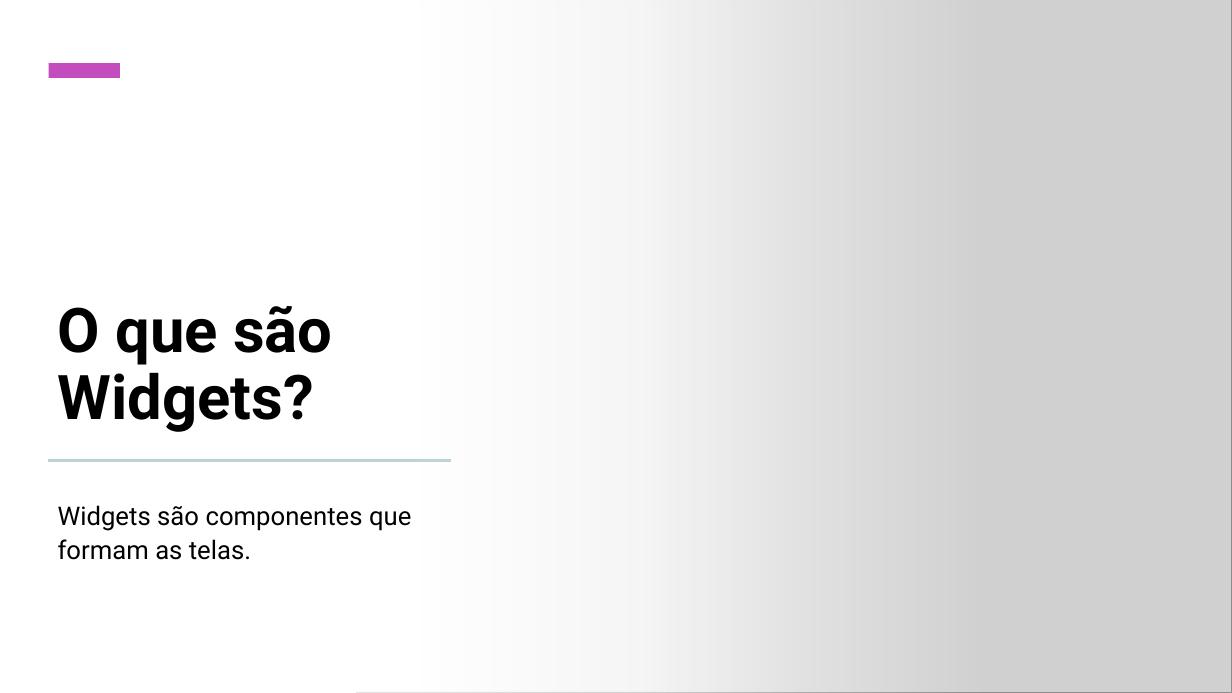
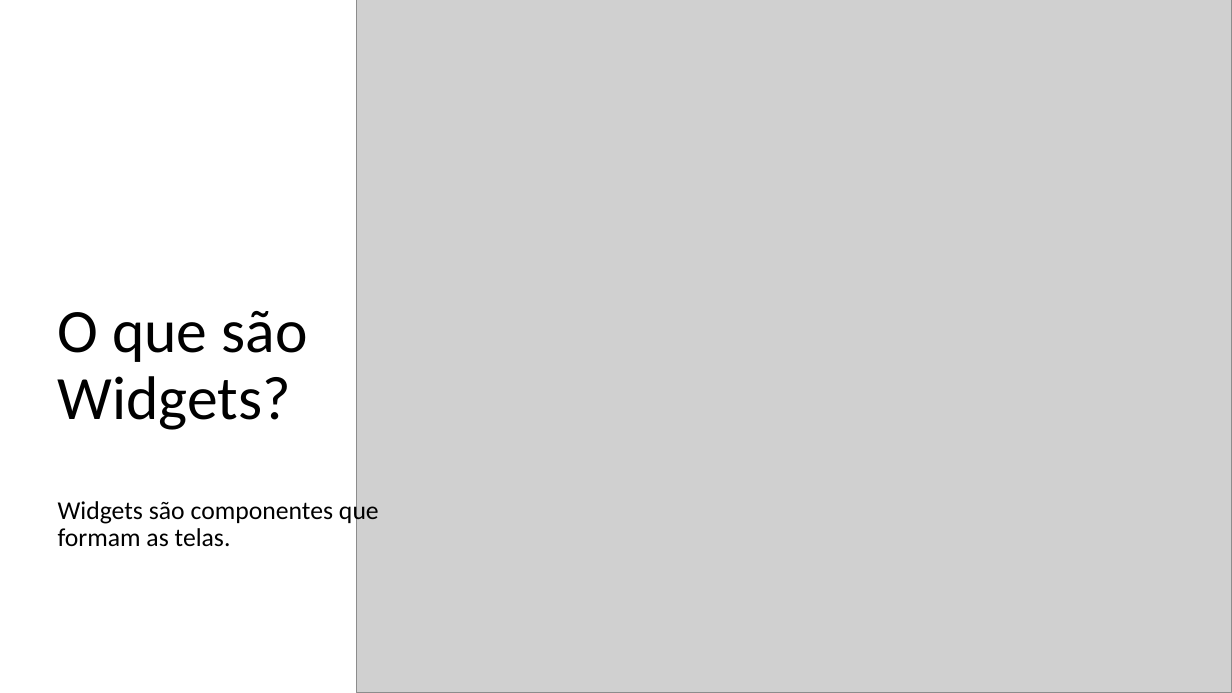
Before and after one commit to George-Luis-Costa/Introducao_Web_Mobile, a slide deck: slide 15 of Introdução_Web_Mobile_ok.pptx (slide 10 before the commit). Drawn at 1232x693 pixels with LibreOffice and Linux fonts; fonts in the diff are those of the drawing; grey boxes stand for pictures. Boxes give left, top, right and bottom in pixels: in the first picture for what was removed or moved away, otherwise in the second. Text is boxed around its words. In the diff, an @@ line names an element or a change of style, - is before the commit and + after.

```diff
--- a/Introdução_Web_Mobile_ok.pptx
+++ b/Introdução_Web_Mobile_ok.pptx
@@ rectangle removed at [0,0,1232,693] @@
@@ rectangle removed at [0,0,986,693] @@
@@ rectangle removed at [49,63,120,78] @@
@@ title "O que são Widgets?" at [58,311,307,430]: font Roboto to Calibri, bold off @@
@@ rectangle removed at [49,459,451,461] @@
@@ text "Widgets são componentes que formam ..." at [58,498,379,547]: font Roboto to Calibri; line spacing 1.1 to 0.9 @@
```
Also in this commit, not shown: 9 other slides changed, 5 slides added.
